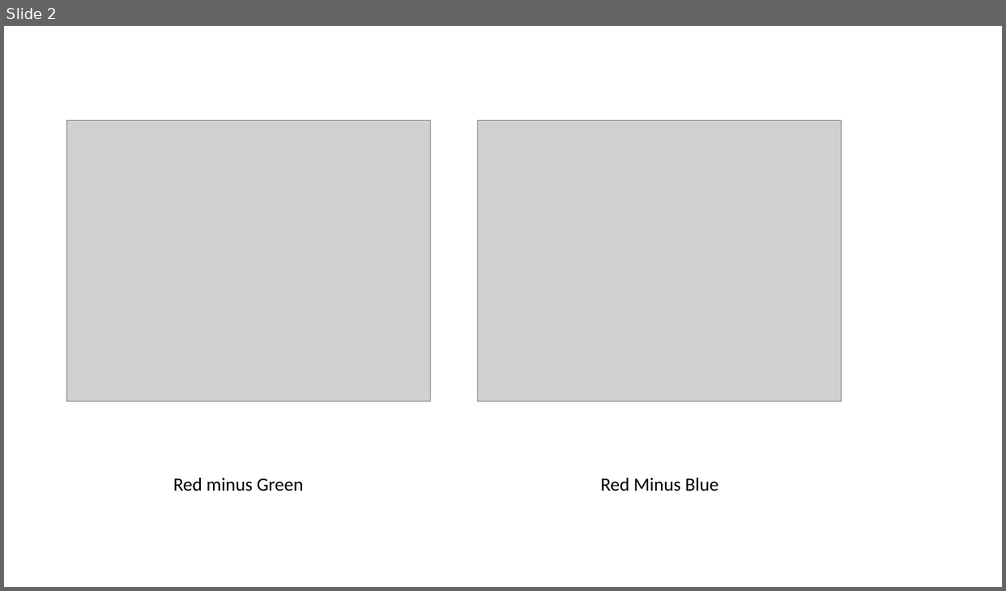
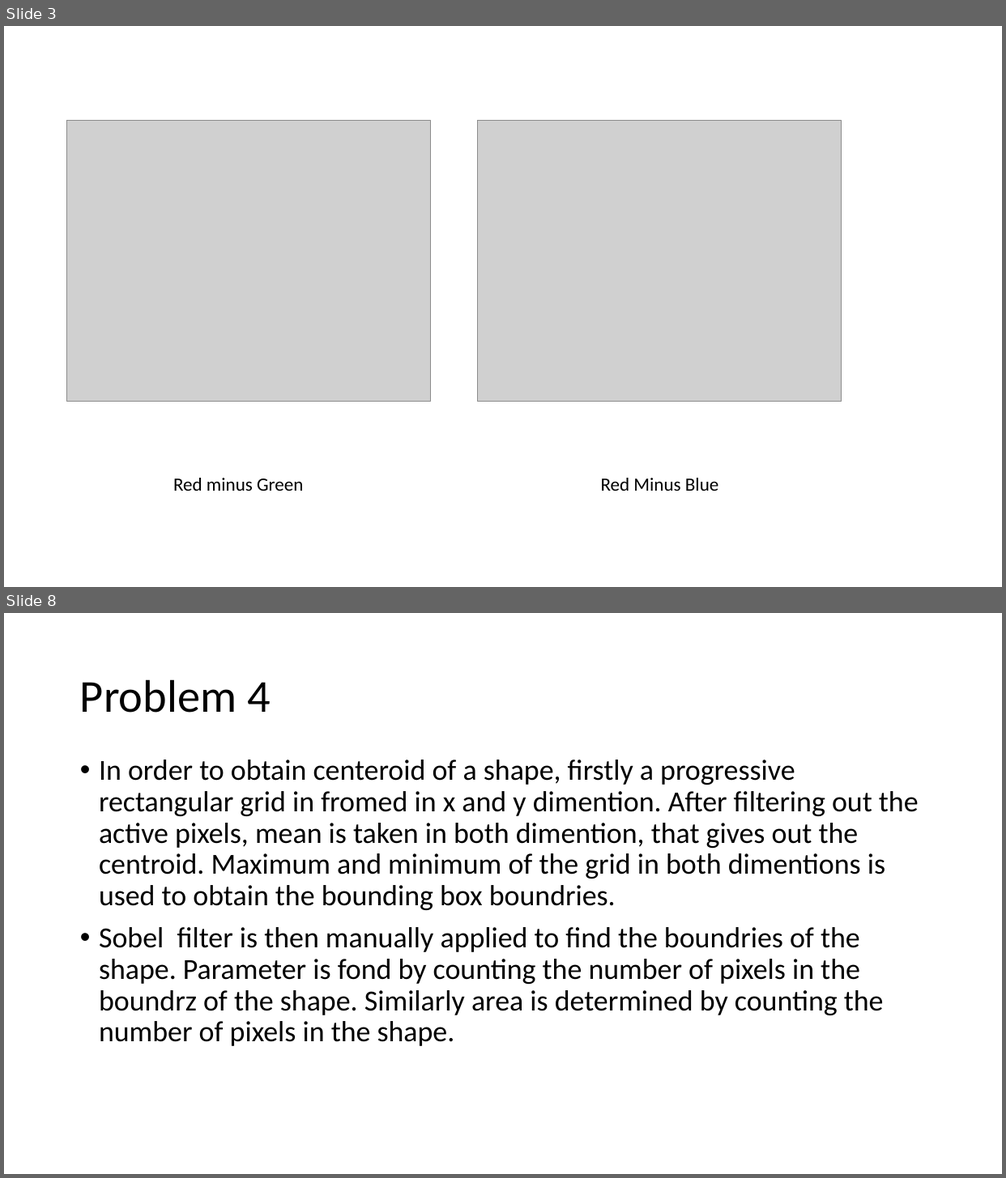
Before and after one commit to Ammartauqir/image_manipulation_MATLAB, a slide deck: ProblemReports.pptx. Shown one above the other, each under a label of ours: slide 2 before the commit, slides 3 and 8 after it; the slides between them are not shown. The pictures are 1006x591 and 1006x1178 pixels, drawn with LibreOffice and Linux fonts; fonts in the diff are those of the drawing; grey boxes stand for pictures. Boxes give left, top, right and bottom in pixels: in the first picture for what was removed or moved away, otherwise in the second. Text is boxed around its words. In the diff, an @@ line names an element or a change of style, - is before the commit and + after.

Commit message:
Completed all problems

```diff
--- a/ProblemReports.pptx
+++ b/ProblemReports.pptx
@@ slide 8 added at box(4, 613, 1002, 1174), background #FFFFFF @@
@@ title added at box(80, 679, 270, 713), 44 pt, text #000000 @@
+Problem 4
@@ text added at box(99, 760, 918, 1046), 28 pt, text #000000 @@
+• In order to obtain centeroid of a shape, firstly a progressive rectangular grid in fromed in x and y dimention. After filtering out the active pixels, mean is taken in both dimention, that gives out the centroid. Maximum and minimum of the grid in both dimentions is used to obtain the bounding box boundries.
+• Sobel filter is then manually applied to find the boundries of the shape. Parameter is fond by counting the number of pixels in the boundrz of the shape. Similarly area is determined by counting the number of pixels in the shape.
@@ what was slide 2 is now slide 3 @@
```
Also in this commit, not shown: 10 other slides added, 1 slide removed, 9 other files.
